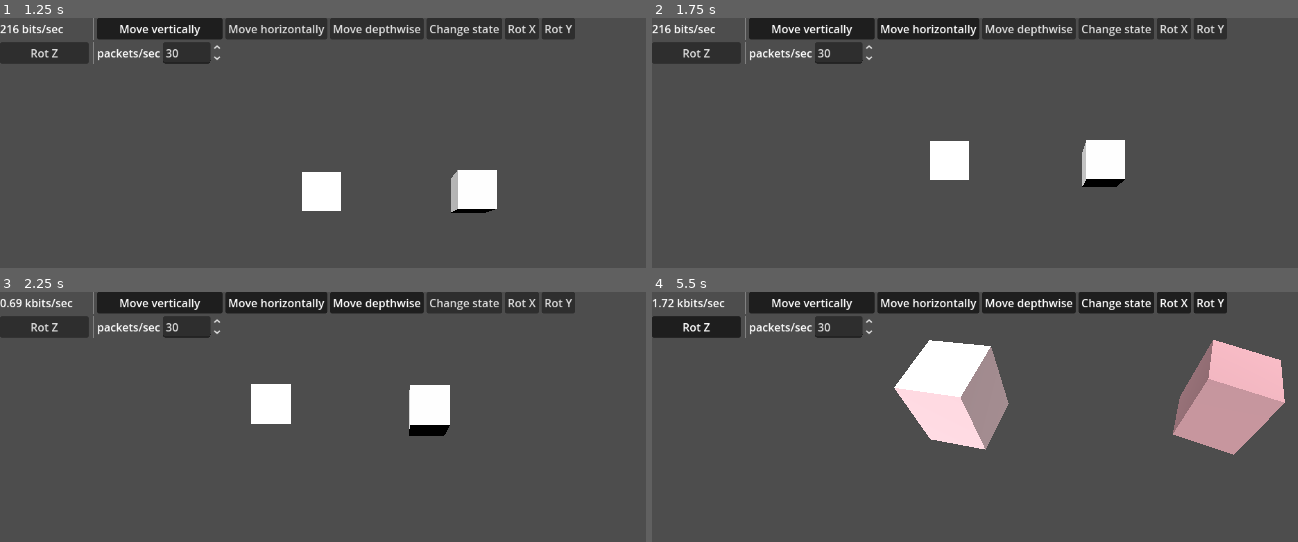
Above: before the commit, frames 1-4 (two rows, left to right).
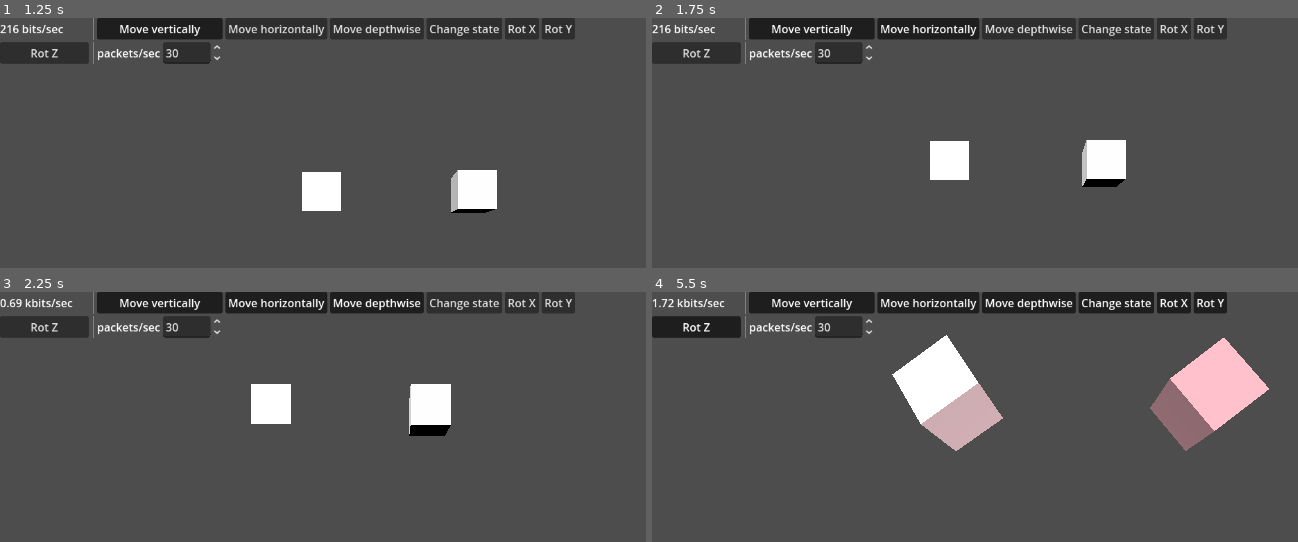
Above: after the commit, the same moments.

Repository: wowtamz/efficient-state-sync
Game: Godot game, scene res://3d/benchmark3d.tscn
The game is run twice, just before and just after one commit, with the same random seed, the same clock (stepped at 60 frames per second) and the same inputs. This scene is started directly instead of the project's main scene.
Inputs:
- Up to frame 1 (1.25 s): click "Move vertically" at 0.5 s
- Up to frame 2 (1.75 s): click "Move horizontally" at 1.25 s
- Up to frame 3 (2.25 s): click "Move depthwise" at 2 s
- Up to frame 4 (5.5 s): click "Change state" at 2.75 s; click "Rot X" at 3.5 s; click "Rot Y" at 4.25 s; click "Rot Z" at 5 s

Frame 1 is identical in both runs. In frame 2, less than 0.1% of the frame differs, in the area x 67-74%, y 48-65%; in frame 3, less than 0.1%; in frame 4, 9.0%, in the area x 37-98%, y 17-66%.

Commit message:
renamed shadow3.tscn to shadow.tscn and unit3d.tscn to unit.tscn

Diff:
--- a/3d/shadow3d.tscn
+++ b/3d/shadow.tscn
@@ -72,7 +72,7 @@
 [sub_resource type="BoxMesh" id="BoxMesh_gt6dh"]
 material = SubResource("StandardMaterial3D_shm6d")
 
-[node name="shadow" type="Node3D"]
+[node name="shadow" type="Node3D" groups=["shadow"]]
 script = SubResource("GDScript_shm6d")
 
 [node name="MeshInstance3D" type="MeshInstance3D" parent="."]
--- a/3d/unit3d.tscn
+++ b/3d/unit.tscn
@@ -158,7 +158,7 @@
 [sub_resource type="BoxMesh" id="BoxMesh_3wnp8"]
 material = SubResource("StandardMaterial3D_3wnp8")
 
-[node name="Unit3d" type="Node3D"]
+[node name="Unit3d" type="Node3D" groups=["unit"]]
 script = SubResource("GDScript_3wnp8")
 
 [node name="MeshInstance3D" type="MeshInstance3D" parent="."]
